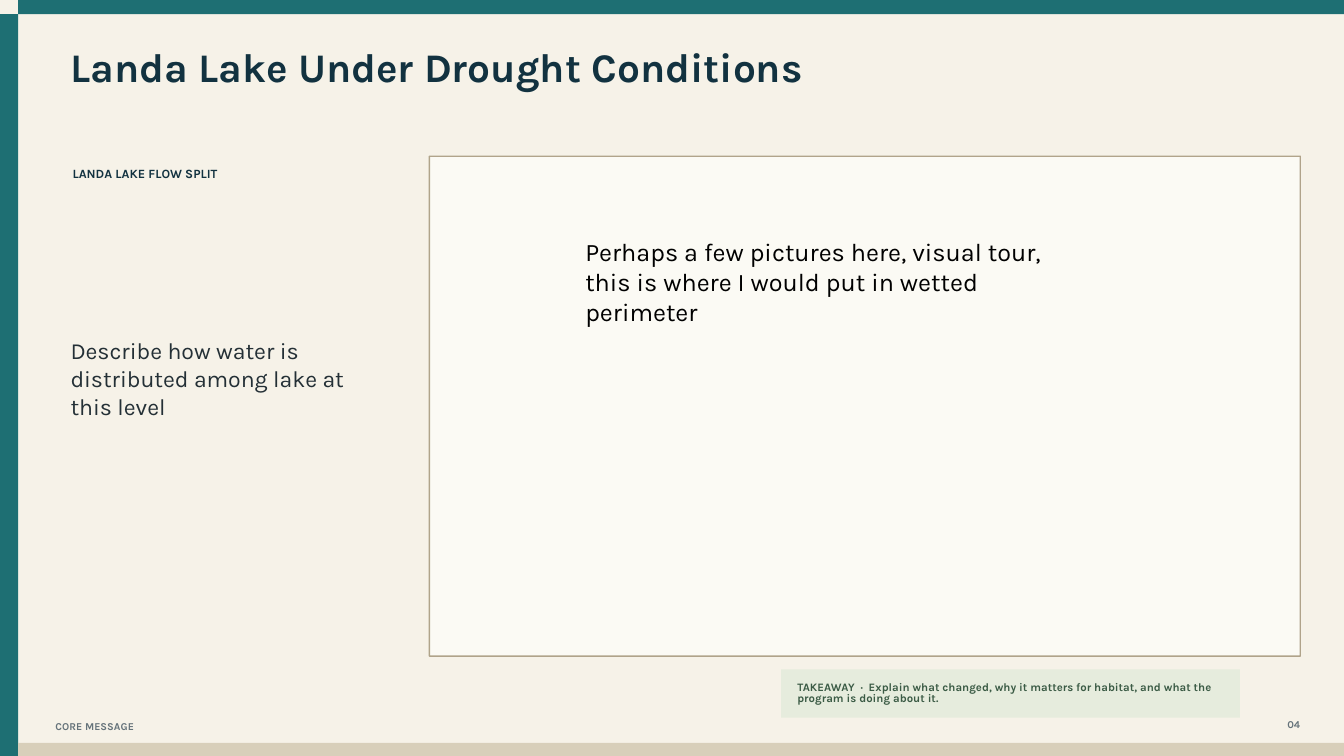
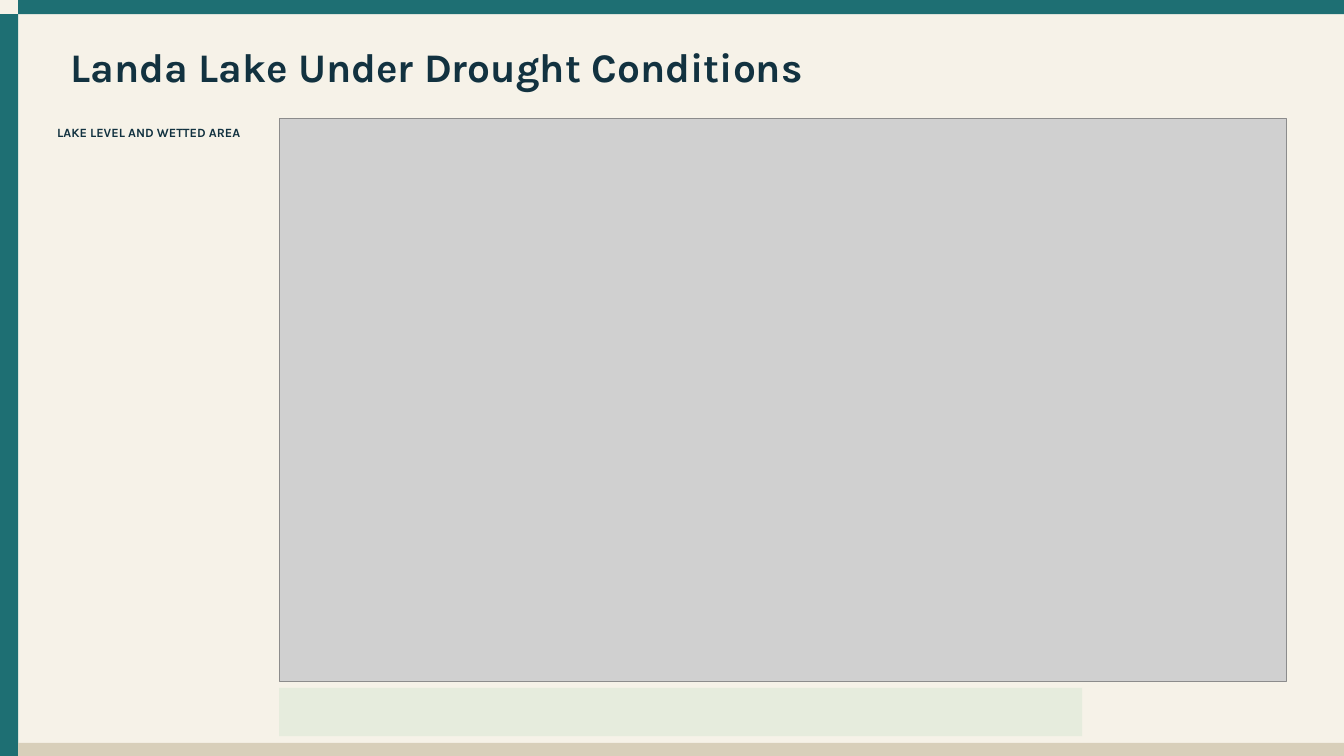
Before and after one commit to cfurl/EAHCP-Fall-2026-Sci-Comm, a slide deck: slide 9 of Comal_mgt_presentation/EAHCP_Landa_Lake.pptx (slide 12 before the commit). Drawn at 1344x756 pixels with LibreOffice and Linux fonts; fonts in the diff are those of the drawing; grey boxes stand for pictures. Boxes give left, top, right and bottom in pixels: in the first picture for what was removed or moved away, otherwise in the second. Text is boxed around its words. In the diff, an @@ line names an element or a change of style, - is before the commit and + after.

Commit message:
Update Landa Lake presentation and figures

```diff
--- a/Comal_mgt_presentation/EAHCP_Landa_Lake.pptx
+++ b/Comal_mgt_presentation/EAHCP_Landa_Lake.pptx
@@ picture added at box(279, 119, 1288, 682) @@
@@ text at box(57, 128, 240, 137): text changed @@
-LANDA LAKE FLOW SPLIT
+LAKE LEVEL AND WETTED AREA
@@ rectangle removed at box(430, 156, 1301, 656) @@
@@ text removed at box(585, 243, 1041, 297) @@
-Perhaps a few pictures here, visual tour, this is where I would put in wetted perimeter
@@ text removed at box(71, 343, 344, 416) @@
-Describe how water is distributed among lake at this level
@@ rectangle: place and size @@
-rectangle at box(781, 669, 1240, 718)
+rectangle at box(279, 688, 1083, 736)
@@ text removed at box(797, 683, 1212, 705) @@
-TAKEAWAY · Explain what changed, why it matters for habitat, and what the program is doing about it.
@@ text removed at box(55, 723, 134, 730) @@
-CORE MESSAGE
@@ text removed at box(1287, 721, 1300, 728) @@
-04
```
Also in this commit, not shown: 4 other slides changed, 3 slides added, 9 other files.
